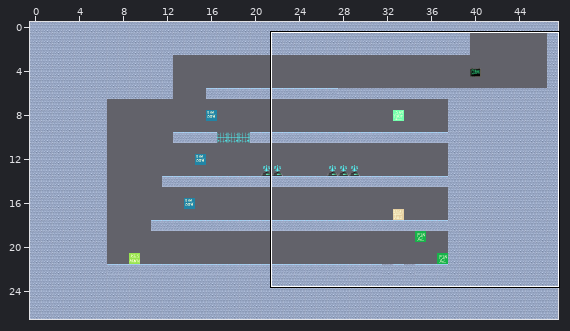
Two versions of a level (Tiled map, Resources/Maps/world5.tmx). The picture above shows the old version from afar; the outline marks the close-up.
Close-up. Old version:
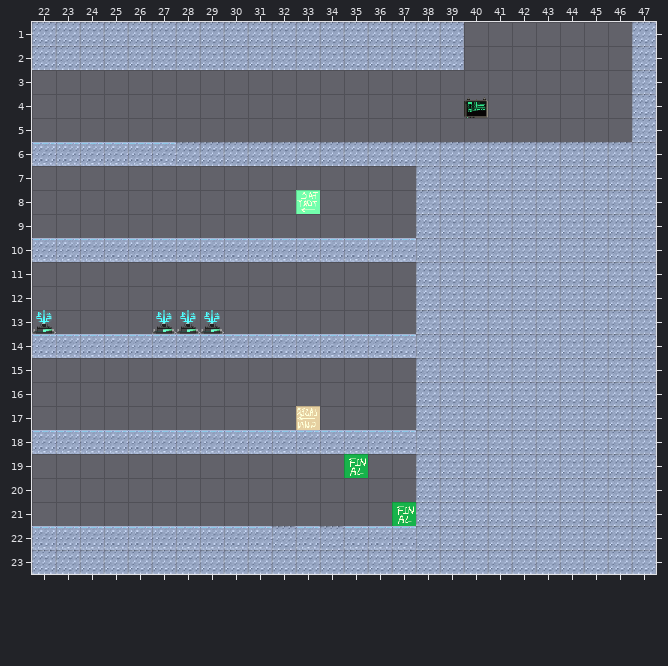
Cells are 32x32 px. Shown: x 22..47, y 1..23.
Now the later version:
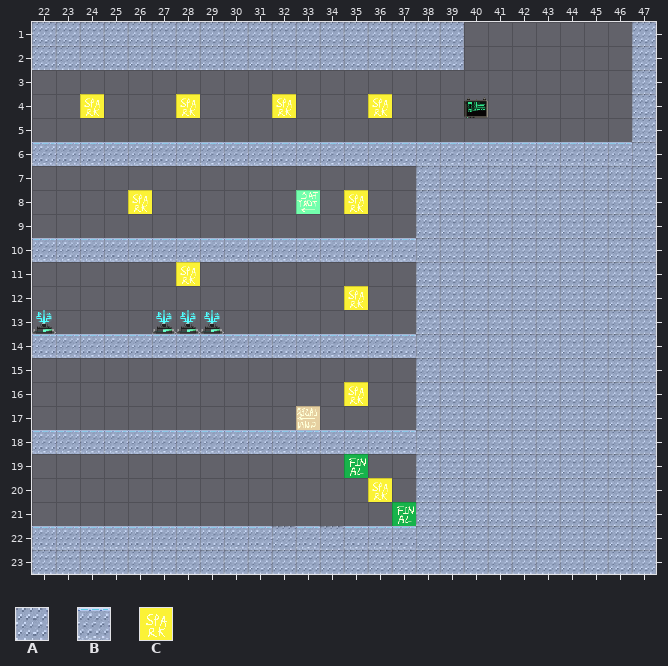
Key: from "ExtendedMapSet": A 2, B 3, C 27.
_ is an empty cell, . an unchanged one.
The edit:
--- layer "Wall"
@@ x 28..46 @@
- 6 AAAAAAAAAAAAAAAAAAA
+ 6 BBBBBBBBBBBBBBBBBBB
--- layer "Object"
@@ x 24..36 @@
- 4 _..._..._..._
+ 4 C...C...C...C
@@ x 26..35 @@
- 8 _........_
+ 8 C........C
@@ x 28..35 @@
-11 _.......
-12 ......._
+11 C.......
+12 .......C
@@ x 35..35 @@
-16 _
+16 C
@@ x 36..36 @@
-20 _
+20 C
